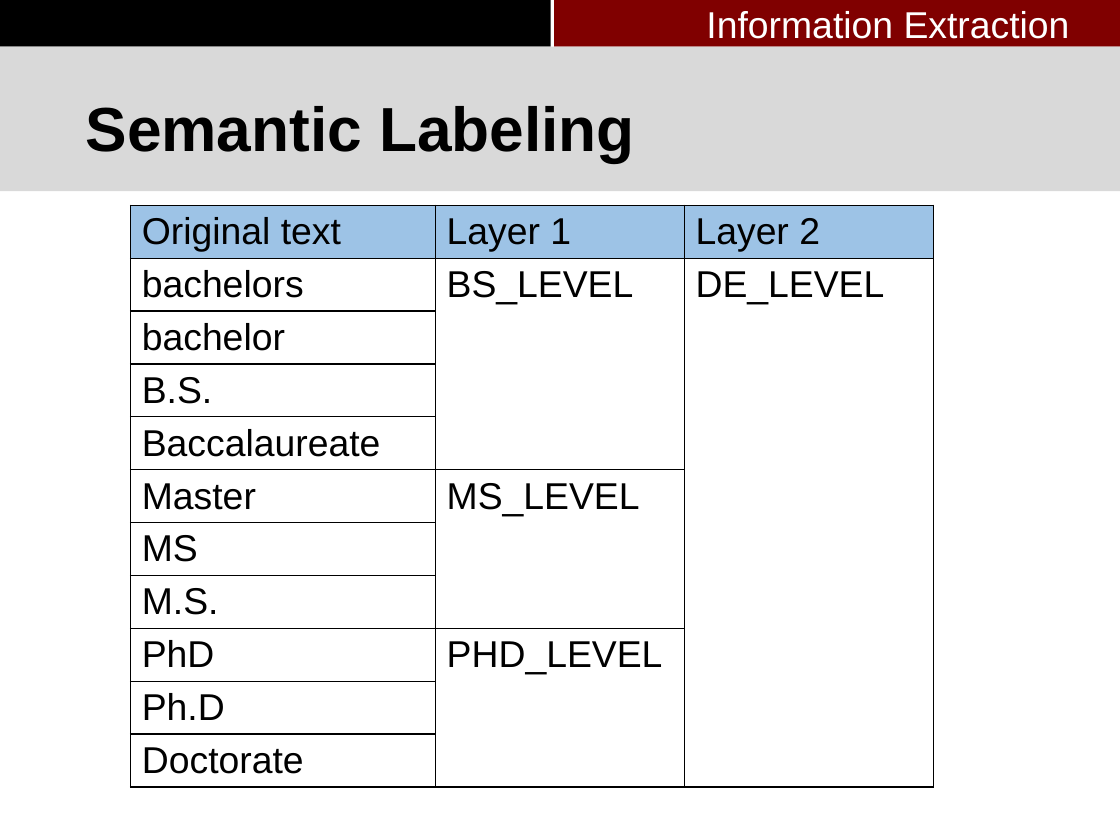
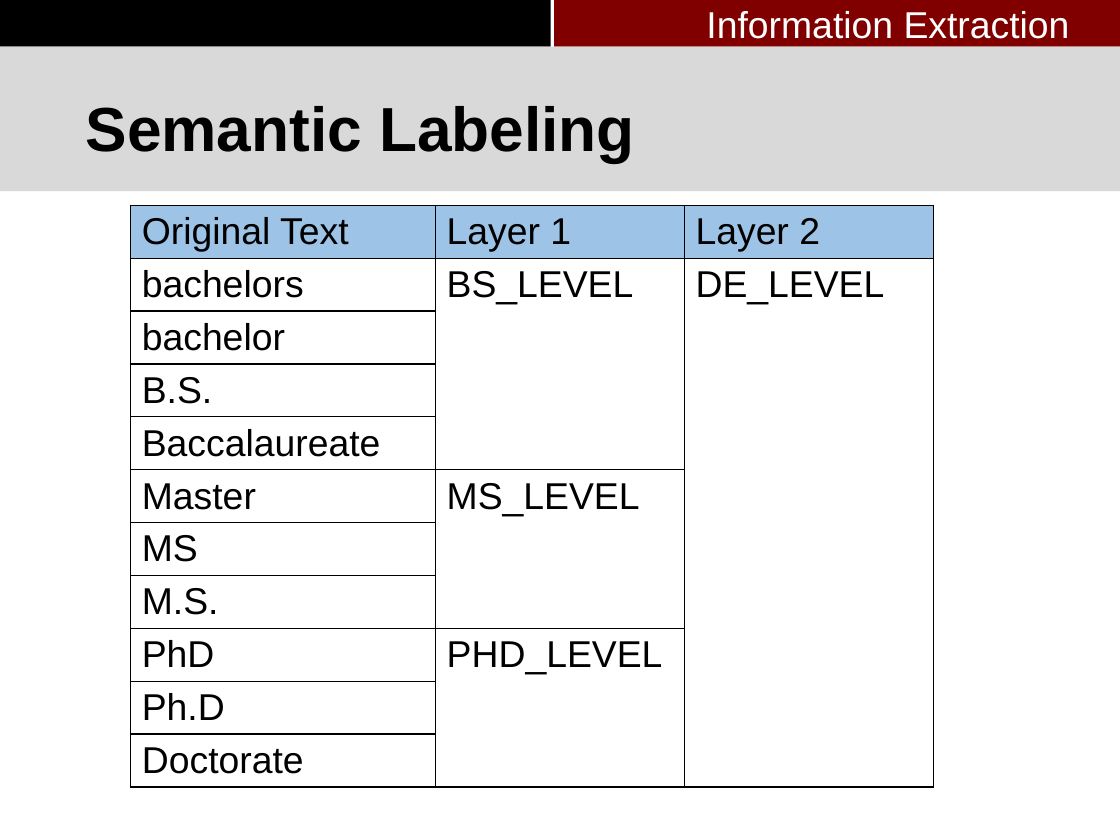
Before and after one commit to pkushiqiang/thesis, a slide deck: slide 31 of media/Master's thesis-3.pptx. Drawn at 1120x840 pixels with LibreOffice and Linux fonts; fonts in the diff are those of the drawing; background and template pictures are left out. Boxes give left, top, right and bottom in pixels: in the first picture for what was removed or moved away, otherwise in the second. Text is boxed around its words. In the diff, an @@ line names an element or a change of style, - is before the commit and + after.

```diff
--- a/media/Master's thesis-3.pptx
+++ b/media/Master's thesis-3.pptx
@@ table at [131,205,933,821] @@
-row 1, column 1: Original text
+row 1, column 1: Original Text
```
Also in this commit, not shown: 4 other slides changed.
